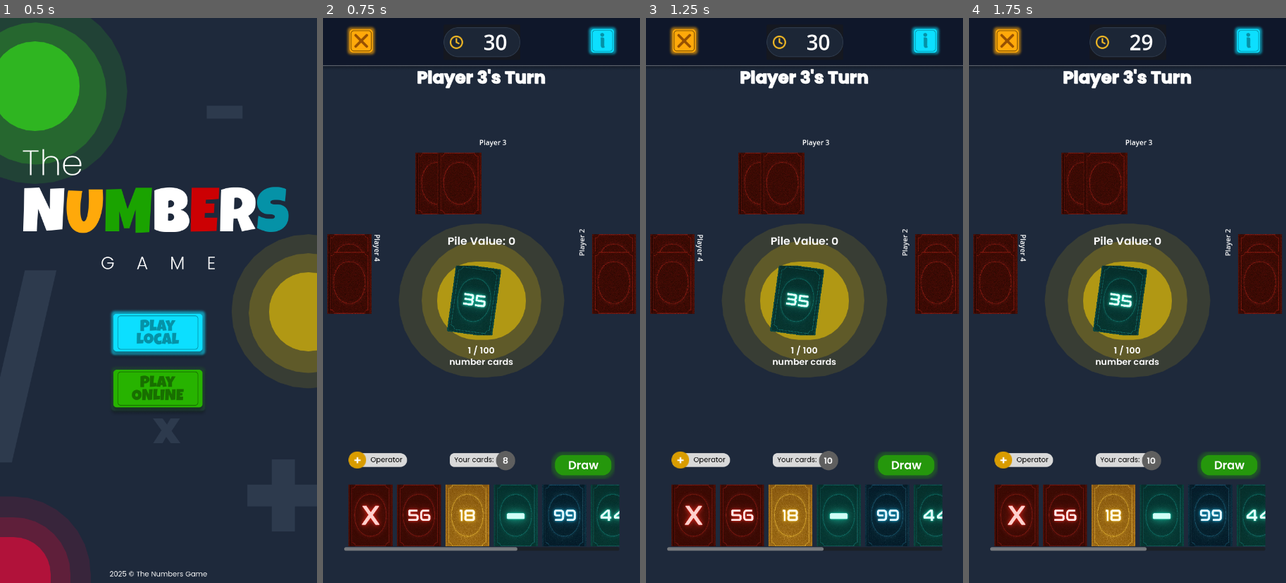
Above: before the commit, frames 1-4 (left to right).
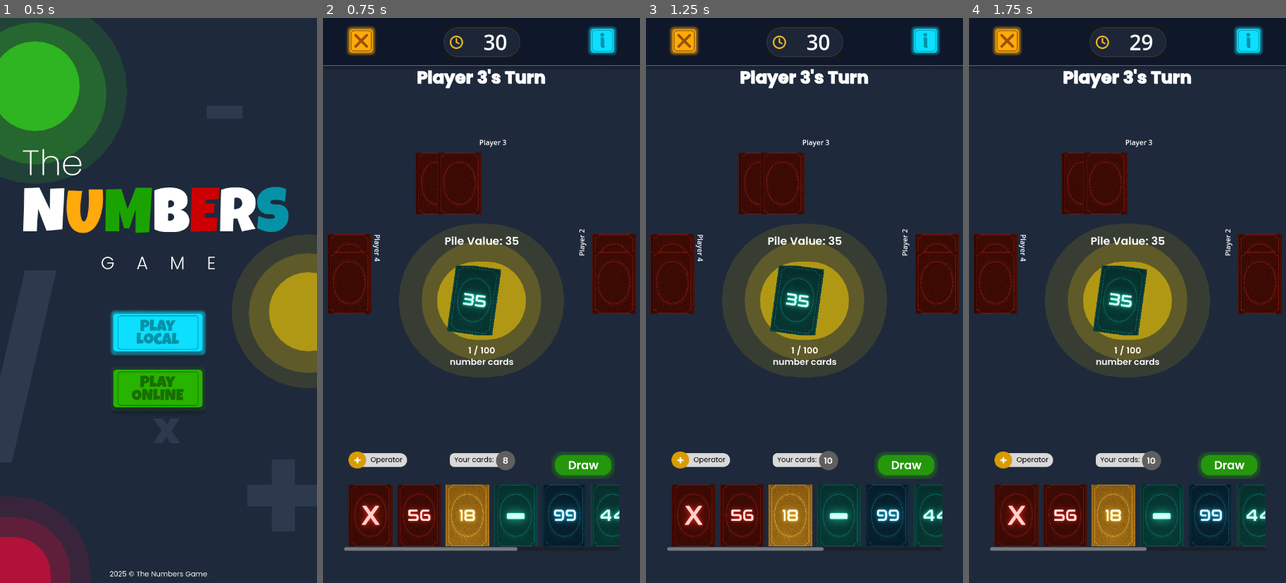
Above: after the commit, the same moments.

Repository: MannLester/TheNumbersGame
Game: Godot game, scene res://scenes/authentication_page/authentication_page.tscn
The game is run twice, just before and just after one commit, with the same random seed, the same clock (stepped at 60 frames per second) and the same inputs.
Inputs (mouse positions are in pixels of both pictures, inside the frame that each line leads up to):
- Up to frame 1 (0.5 s): no input
- Up to frame 2 (0.75 s): click (481, 334) at 0.5 s
- Up to frame 3 (1.25 s): no input
- Up to frame 4 (1.75 s): click (1247, 40) at 1.25 s

Frame 1 is identical in both runs. In frame 2, 0.3% of the frame differs, in the area x 38-62%, y 38-62%; in frame 3, 0.3%; in frame 4, 0.3%.

Commit message:
Pile Value Update based on the Number Card Dropped

Diff:
--- a/scripts/game_area_scripts/pile_cards.gd
+++ b/scripts/game_area_scripts/pile_cards.gd
@@ -4,6 +4,7 @@
 var piled_cards: Array[String] = []
 var piled_number_cards: Array[String] = []  # Track only number cards
 var card_stack_count: int = 0
+var pile_value: int = 0  # Running sum of number cards in the pile
 
 func _ready() -> void:
 	# Make pile cards responsive while maintaining design
@@ -21,6 +22,7 @@
 			add_card_to_pile(starting_card)
 
 			print("Pile initialized with starting card: ", starting_card)
+			print("Starting pile value: ", pile_value)
 			print("===========================================")
 		else:
 			print("ERROR: Could not draw starting card for pile!")
@@ -40,9 +42,16 @@
 		var card_type = CardManager.get_card_type(card_id)
 		if card_type == CardManager.CardType.NUMBER:
 			piled_number_cards.append(card_id)
-			print("Added NUMBER card to pile: ", card_id)
+
+			# Add the card's numeric value to the pile value
+			var card_value = CardManager.get_card_value(card_id)
+			pile_value += card_value
+
+			print("Added NUMBER card to pile: ", card_id, " (value: ", card_value, ")")
+			print("NEW PILE VALUE: ", pile_value)
 		else:
-			print("Added OPERATOR card to pile: ", card_id)
+			print("Added OPERATOR card to pile: ", card_id, " (pile value unchanged)")
+			print("CURRENT PILE VALUE: ", pile_value)
 
 	# Safety check for CardManager
 	if not CardManager:
@@ -97,6 +106,9 @@
 
 		# Update pile counter display
 		update_pile_counter()
+
+		# Update pile value display
+		update_pile_value_display()
 	else:
 		print("ERROR: Could not find card container in pile!")
 
@@ -152,6 +164,18 @@
 			print("===========================")
 		else:
 			counter_label.text = str(actual_number_cards) + " / ?"
+
+func update_pile_value_display():
+	# Update the "Pile Value: X" label
+	var pile_value_label = $VBoxContainer/Label3
+	if pile_value_label:
+		pile_value_label.text = "Pile Value: " + str(pile_value)
+		print("=== PILE VALUE UPDATED ===")
+		print("Current pile value: ", pile_value)
+		print("Display text: ", pile_value_label.text)
+		print("==========================")
+	else:
+		print("ERROR: Pile value label not found!")
 
 func count_actual_number_cards_in_pile() -> int:
 	# Count actual number card nodes in the pile container
